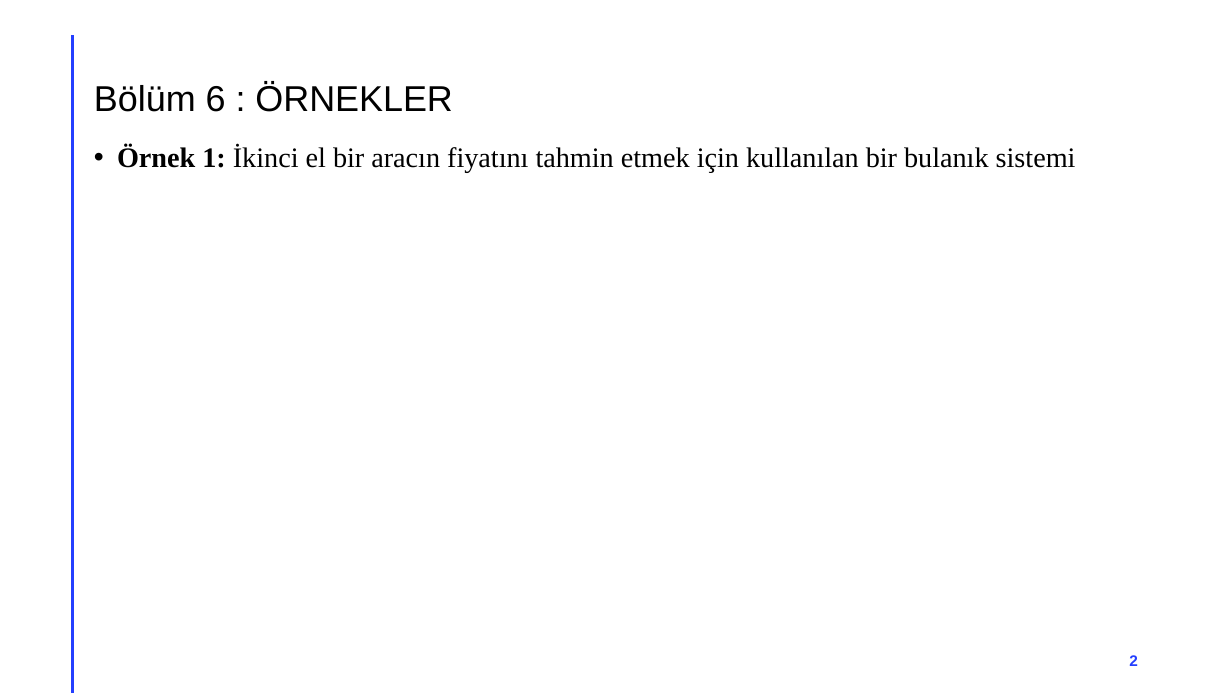
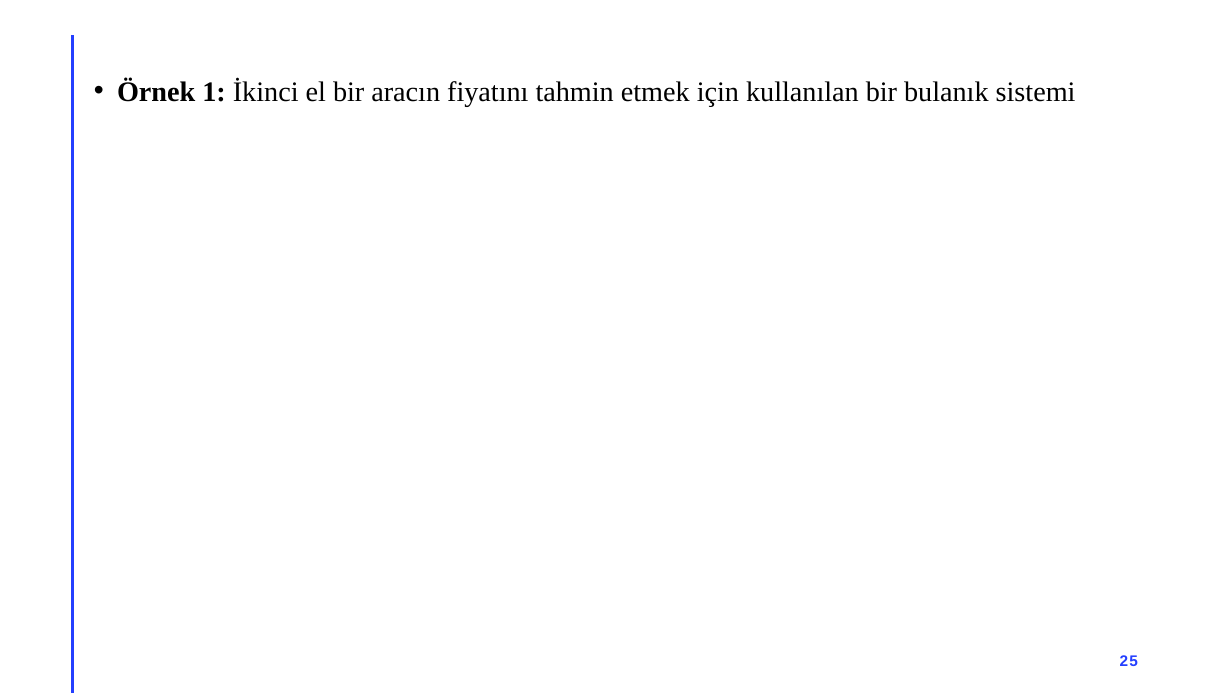
Before and after one commit to akaraci/Bulanik_Mantik, a slide deck: slide 25 of Örnekler.pptx (slide 2 before the commit). Drawn at 1232x693 pixels with LibreOffice and Linux fonts; fonts in the diff are those of the drawing. Boxes give left, top, right and bottom in pixels: in the first picture for what was removed or moved away, otherwise in the second. Text is boxed around its words. In the diff, an @@ line names an element or a change of style, - is before the commit and + after.

```diff
--- a/Örnekler.pptx
+++ b/Örnekler.pptx
@@ text "Örnek 1: İkinci el bir ...": place and size @@
-text "Örnek 1: İkinci el bir ..." at [117, 145, 1076, 172]
+text "Örnek 1: İkinci el bir ..." at [117, 79, 1076, 106]
@@ title removed at [94, 83, 452, 112] @@
-Bölüm 6 : ÖRNEKLER
@@ page number at [1120, 655, 1138, 666]: text changed @@
-2
+25
```
Also in this commit, not shown: 1 other slide changed, 23 slides added.
